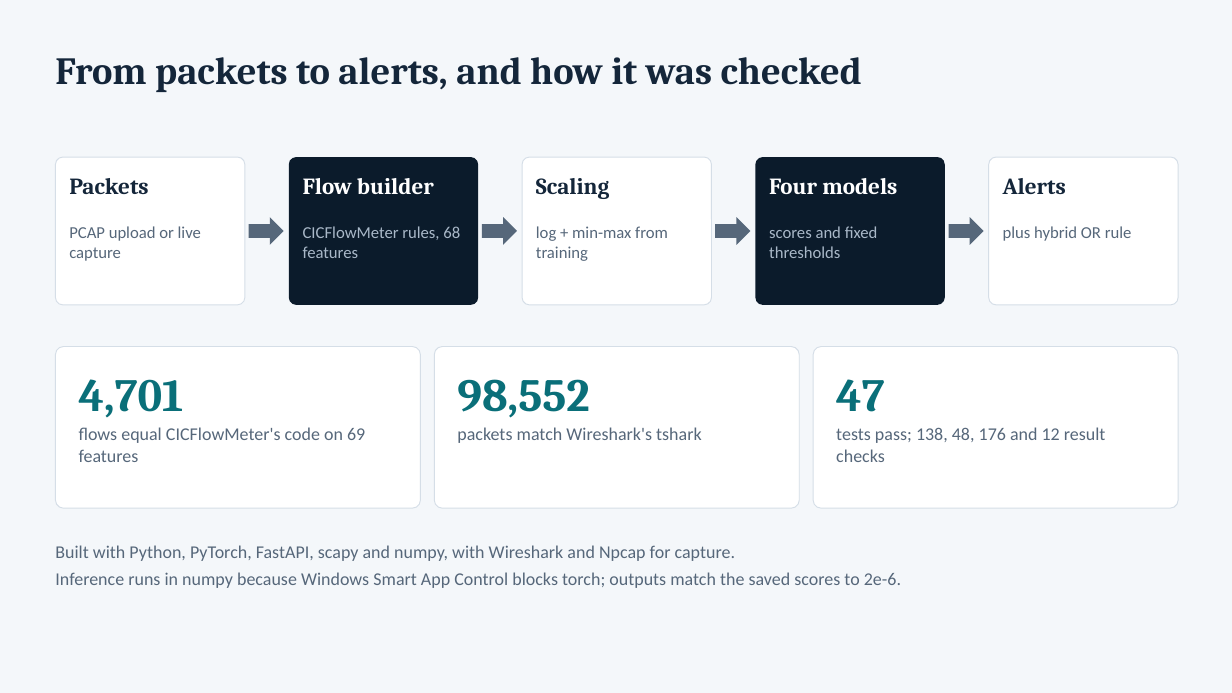
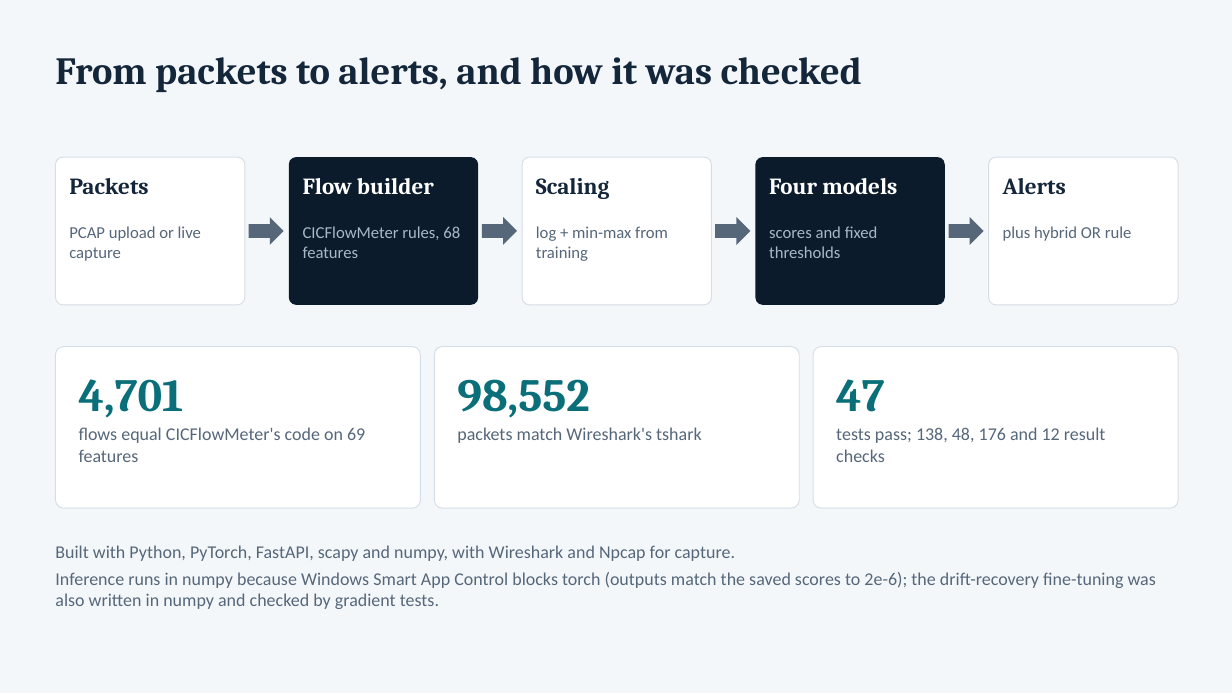
Before and after one commit to vinay991-code/cicids2018-autoencoder-ids, a slide deck: slide 11 of flood-review/cicids2018-ae/reports/CICIDS2018_Presentation.pptx (slide 9 before the commit). Drawn at 1232x693 pixels with LibreOffice and Linux fonts; fonts in the diff are those of the drawing. Boxes give left, top, right and bottom in pixels: in the first picture for what was removed or moved away, otherwise in the second. Text is boxed around its words. In the diff, an @@ line names an element or a change of style, - is before the commit and + after.

```diff
--- a/flood-review/cicids2018-ae/reports/CICIDS2018_Presentation.pptx
+++ b/flood-review/cicids2018-ae/reports/CICIDS2018_Presentation.pptx
@@ text at <box>55,572,1156,609</box>: text changed @@
-Inference runs in numpy because Windows Smart App Control blocks torch; outputs match the saved scores to 2e-6.
+Inference runs in numpy because Windows Smart App Control blocks torch (outputs match the saved scores to 2e-6); the drift-recovery fine-tuning was also written in numpy and checked by gradient tests.
```
Also in this commit, not shown: 3 other slides changed, 2 slides added.
